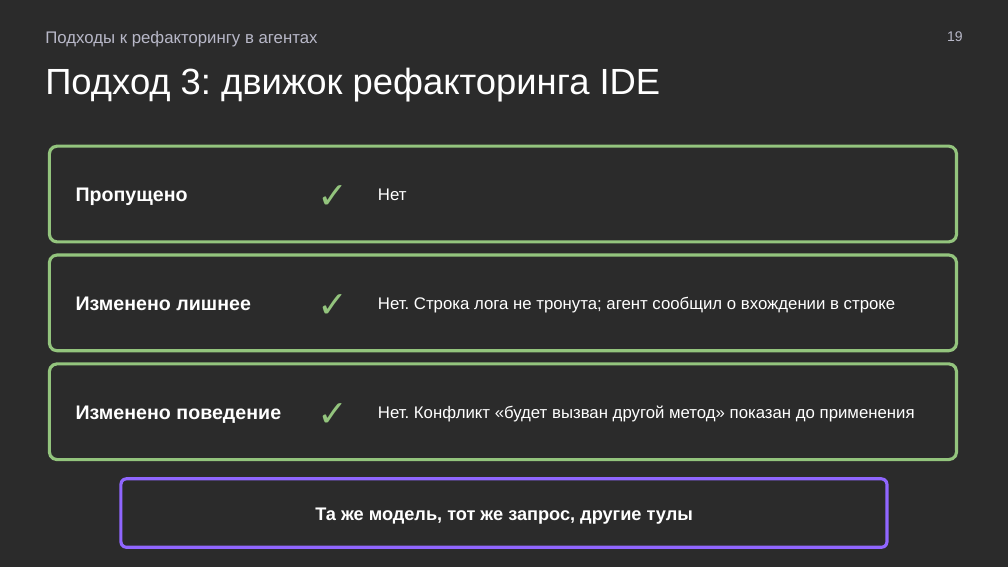
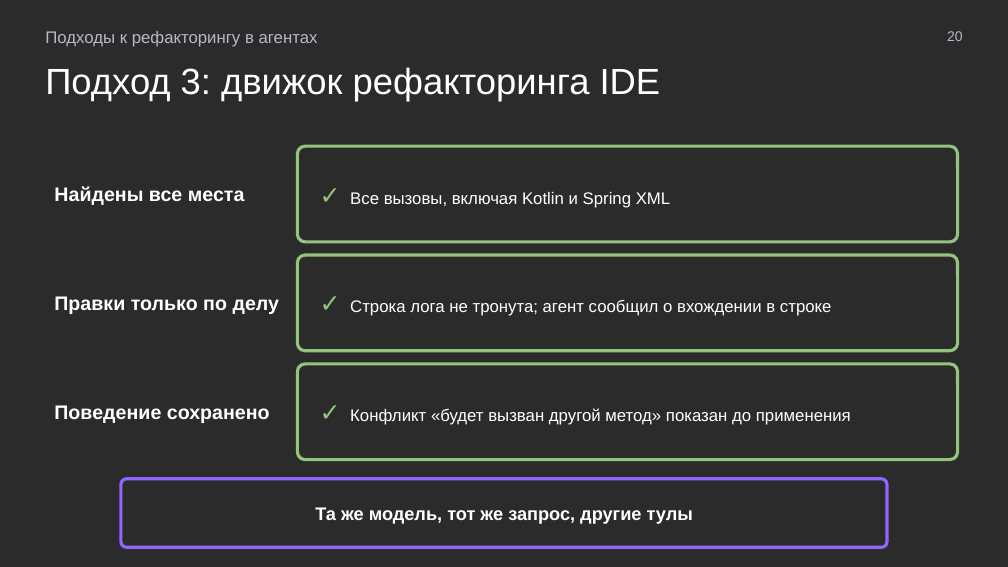
Before and after one commit to MchKosticyn/ide-refactoring-in-ai-agents, a slide deck: slide 20 of Доклад_ Рефакторинг в ИИ-агентах.pptx (slide 19 before the commit). Drawn at 1008x567 pixels with LibreOffice and Linux fonts; fonts in the diff are those of the drawing; background and template pictures are left out; a plain dark background stands for a picture behind light text. Boxes give left, top, right and bottom in pixels: in the first picture for what was removed or moved away, otherwise in the second. Text is boxed around its words. In the diff, an @@ line names an element or a change of style, - is before the commit and + after.

Commit message:
Text inside shapes, native bullets, plan slide progressive disclosure, neutral result aspects

```diff
--- a/Доклад_ Рефакторинг в ИИ-агентах.pptx
+++ b/Доклад_ Рефакторинг в ИИ-агентах.pptx
@@ text at <box>947,31,963,41</box>: text changed @@
-19
+20
@@ rounded rectangle removed at <box>49,146,957,242</box> @@
@@ rounded rectangle added at <box>297,146,958,242</box>, outline #93C47D 2.25 pt, 12 pt, text #FFFFFF @@
+✓ Все вызовы, включая Kotlin и Spring XML
@@ text removed at <box>302,151,363,237</box> @@
-✓
@@ text added at <box>54,186,245,205</box>, 14 pt, text #FFFFFF, bold @@
+Найдены все места
@@ text removed at <box>76,187,188,205</box> @@
-Пропущено
@@ text removed at <box>378,188,407,200</box> @@
-Нет
@@ rounded rectangle removed at <box>49,255,957,351</box> @@
@@ rounded rectangle "✓ Строка лога не тронута; ...": place and size @@
-rounded rectangle "✓ Строка лога не тронута; ..." at <box>378,296,896,313</box>
+rounded rectangle "✓ Строка лога не тронута; ..." at <box>297,255,958,351</box>
@@ rounded rectangle "✓ Строка лога не тронута; ..." at <box>297,255,958,351</box>: outline none to #93C47D 2.25 pt @@
@@ text removed at <box>302,260,363,346</box> @@
-✓
@@ text added at <box>54,296,280,314</box>, 14 pt, text #FFFFFF, bold @@
+Правки только по делу
@@ text removed at <box>76,296,251,310</box> @@
-Изменено лишнее
@@ text in rounded rectangle at <box>350,299,832,316</box>: text changed @@
-Нет. Строка лога не тронута; агент сообщил о вхождении в строке
+✓ Строка лога не тронута; агент сообщил о вхождении в строке
@@ rounded rectangle removed at <box>49,364,957,460</box> @@
@@ rounded rectangle "✓ Конфликт «будет вызван другой ..." at <box>297,364,958,460</box>: outline none to #93C47D 2.25 pt @@
@@ rounded rectangle "✓ Конфликт «будет вызван другой ...": place and size @@
-rounded rectangle "✓ Конфликт «будет вызван другой ..." at <box>378,405,915,422</box>
+rounded rectangle "✓ Конфликт «будет вызван другой ..." at <box>297,364,958,460</box>
@@ text removed at <box>302,369,363,455</box> @@
-✓
@@ text at <box>54,405,270,423</box>: text changed @@
-Изменено поведение
+Поведение сохранено
@@ text in rounded rectangle at <box>350,408,851,425</box>: text changed @@
-Нет. Конфликт «будет вызван другой метод» показан до применения
+✓ Конфликт «будет вызван другой метод» показан до применения
```
Also in this commit, not shown: 31 other slides changed, 1 slide added, 1 other file.
